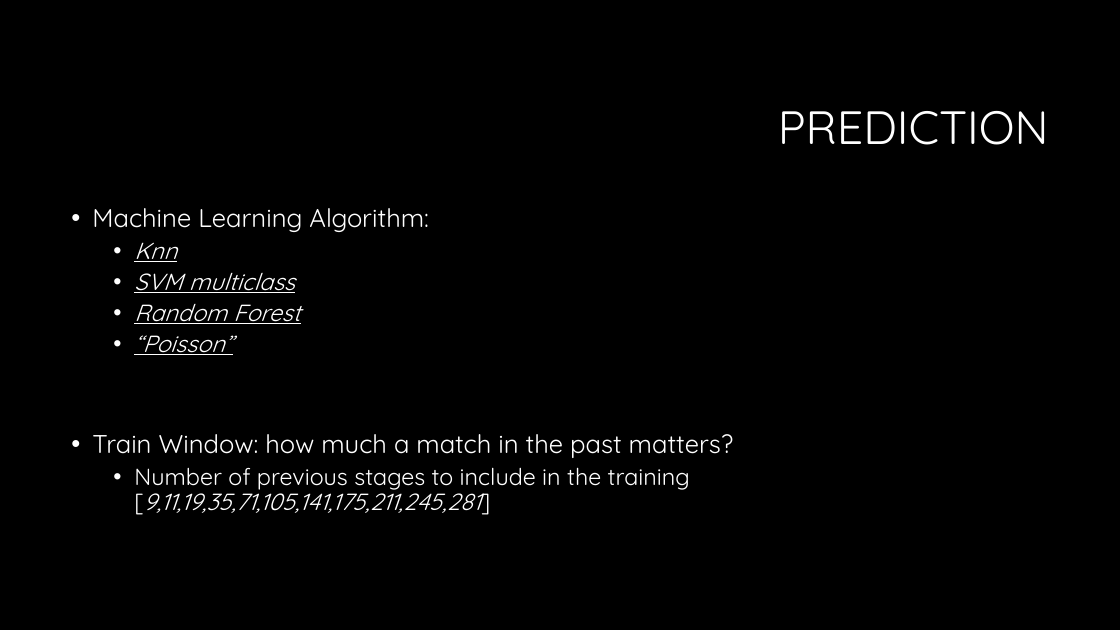
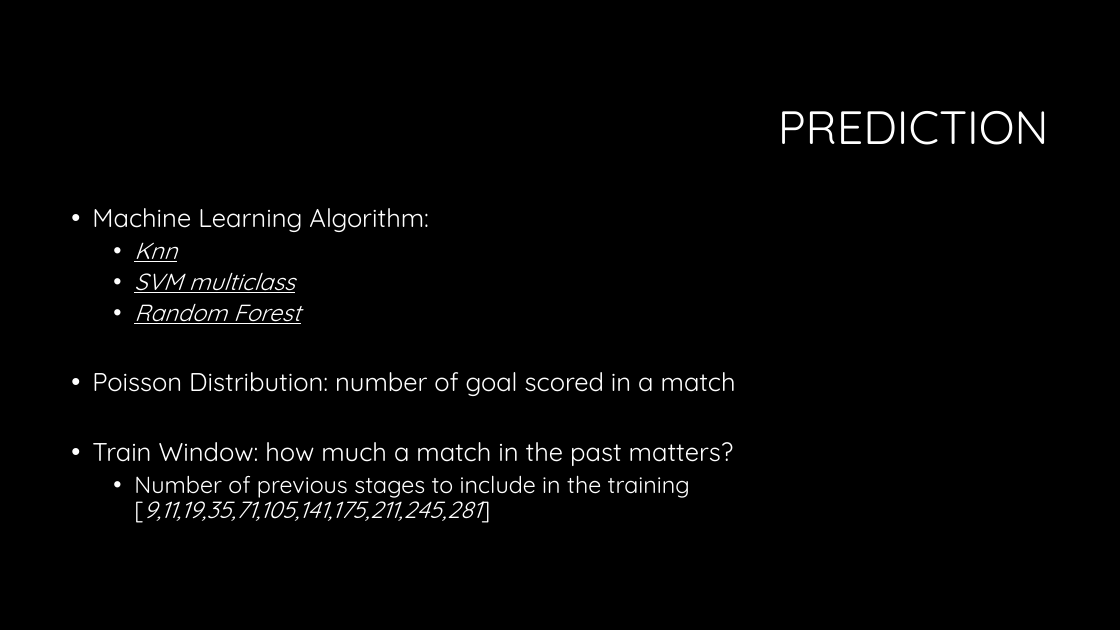
Before and after one commit to P1Analytics/DataMining-Football-Match-Prediction, a slide deck: slide 7 of other/spa_presentation.pptx. Drawn at 1120x630 pixels with LibreOffice and Linux fonts; fonts in the diff are those of the drawing; background and template pictures are left out. Boxes give left, top, right and bottom in pixels: in the first picture for what was removed or moved away, otherwise in the second. Text is boxed around its words. In the diff, an @@ line names an element or a change of style, - is before the commit and + after.

```diff
--- a/other/spa_presentation.pptx
+++ b/other/spa_presentation.pptx
@@ text at [92,372,736,396]: text changed; size 20 to 22 pt; italic off @@
-  • “Poisson”
+• Poisson Distribution: number of goal scored in a match
```
Also in this commit, not shown: 3 other slides changed, 1 slide removed, 1 other file.
